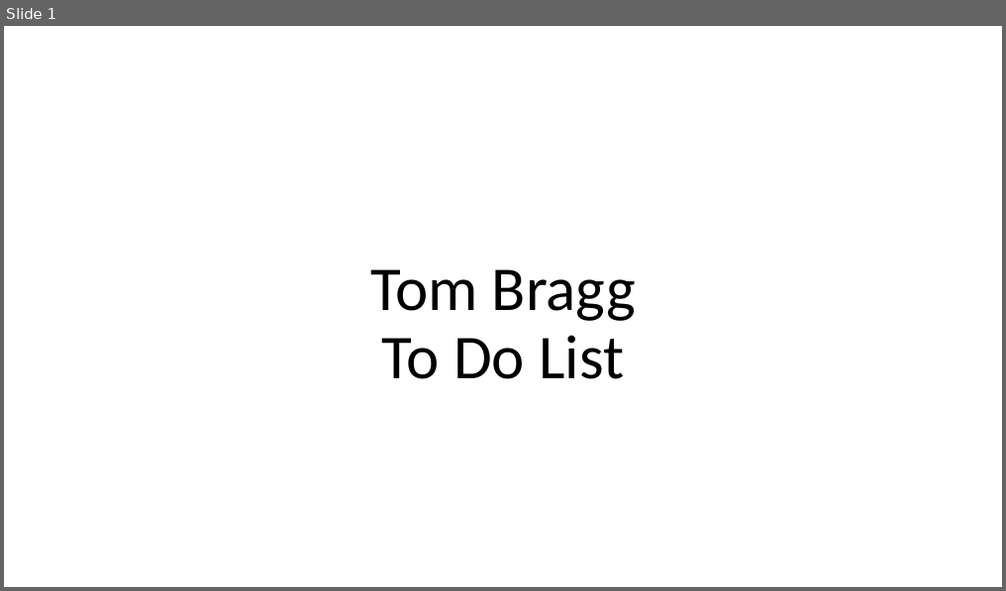
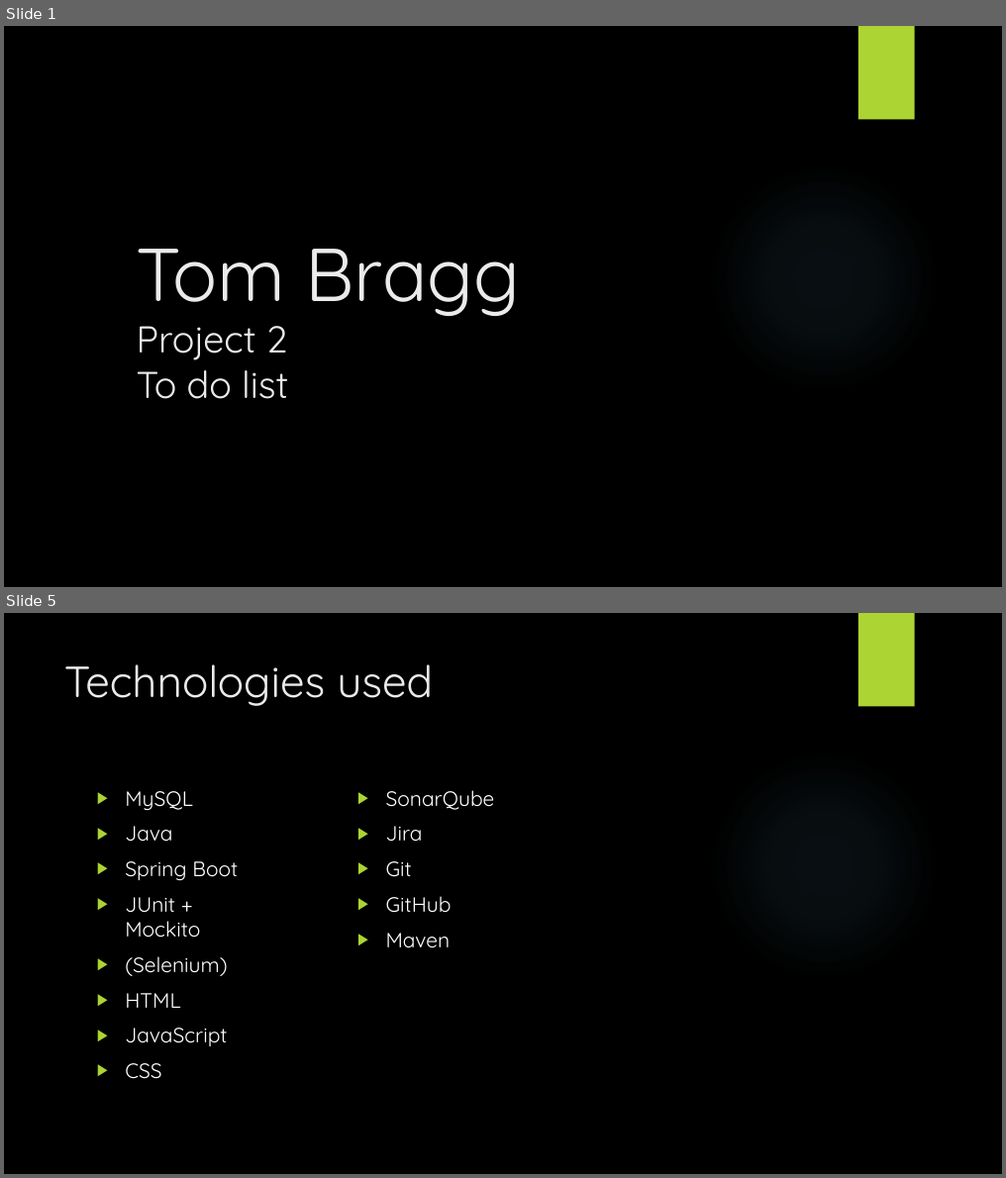
Before and after one commit to TomBraggg/ToDoList, a slide deck: Documentation/TDL presentation.pptx. Shown one above the other, each under a label of ours: slide 1 before the commit, slides 1 and 5 after it; the slides between them are not shown. The pictures are 1006x591 and 1006x1178 pixels, drawn with LibreOffice and Linux fonts; fonts in the diff are those of the drawing; background and template pictures are left out. Boxes give left, top, right and bottom in pixels: in the first picture for what was removed or moved away, otherwise in the second. Text is boxed around its words. In the diff, an @@ line names an element or a change of style, - is before the commit and + after.

```diff
--- a/Documentation/TDL presentation.pptx
+++ b/Documentation/TDL presentation.pptx
@@ slide 5 added at box(4, 613, 1002, 1174), background picture (left out); not listed: 2 template elements that a slide beside it also shows @@
@@ title added at box(64, 664, 433, 706), 42 pt, text #EBEBEB @@
+Technologies used
@@ text added at box(386, 790, 495, 949), 20 pt, text #FFFFFF @@
+▶ SonarQube
+▶ Jira
+▶ Git
+▶ GitHub
+▶ Maven
@@ text added at box(125, 791, 238, 1079), 20 pt, text #FFFFFF @@
+▶ MySQL
+▶ Java
+▶ Spring Boot
+▶ JUnit + Mockito
+▶ (Selenium)
+▶ HTML
+▶ JavaScript
+▶ CSS
@@ slide 1 changed as well @@
@@ background #FFFFFF to picture (left out) @@
@@ rectangle added at box(858, 26, 915, 120), fill #ACD433 @@
@@ ellipse added at box(709, 163, 939, 393), fill gradient #7AC4F0 @@
@@ title at box(137, 249, 521, 399): text changed; size 60 to 36 pt; font Calibri to Quicksand; text colour #000000 to #EBEBEB @@
-Tom Bragg
-To Do List
+Tom Bragg
+Project 2
+To do list
```
Also in this commit, not shown: 4 other slides changed, 7 other slides added, 4 slides removed, 4 other files.
